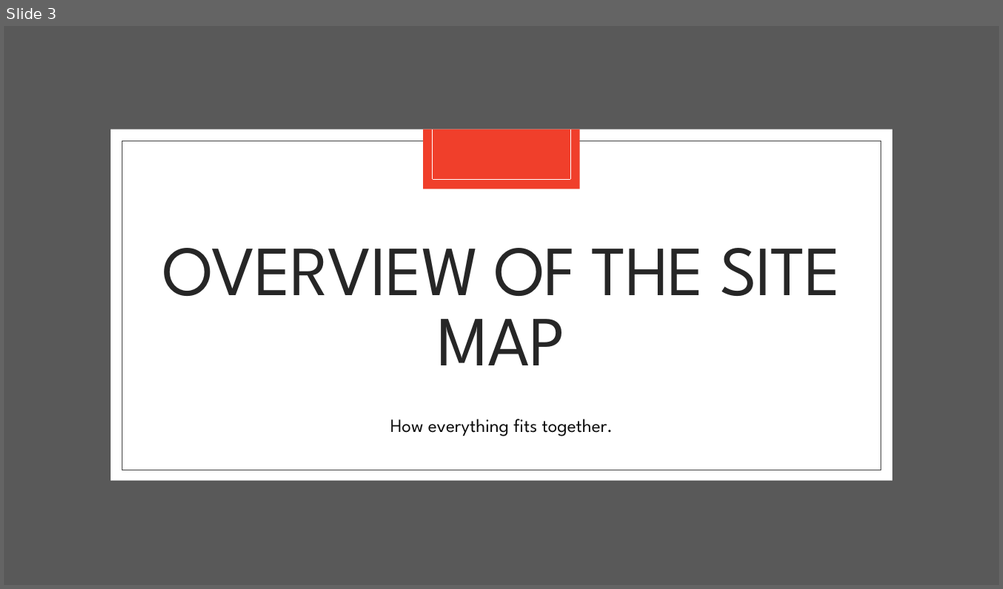
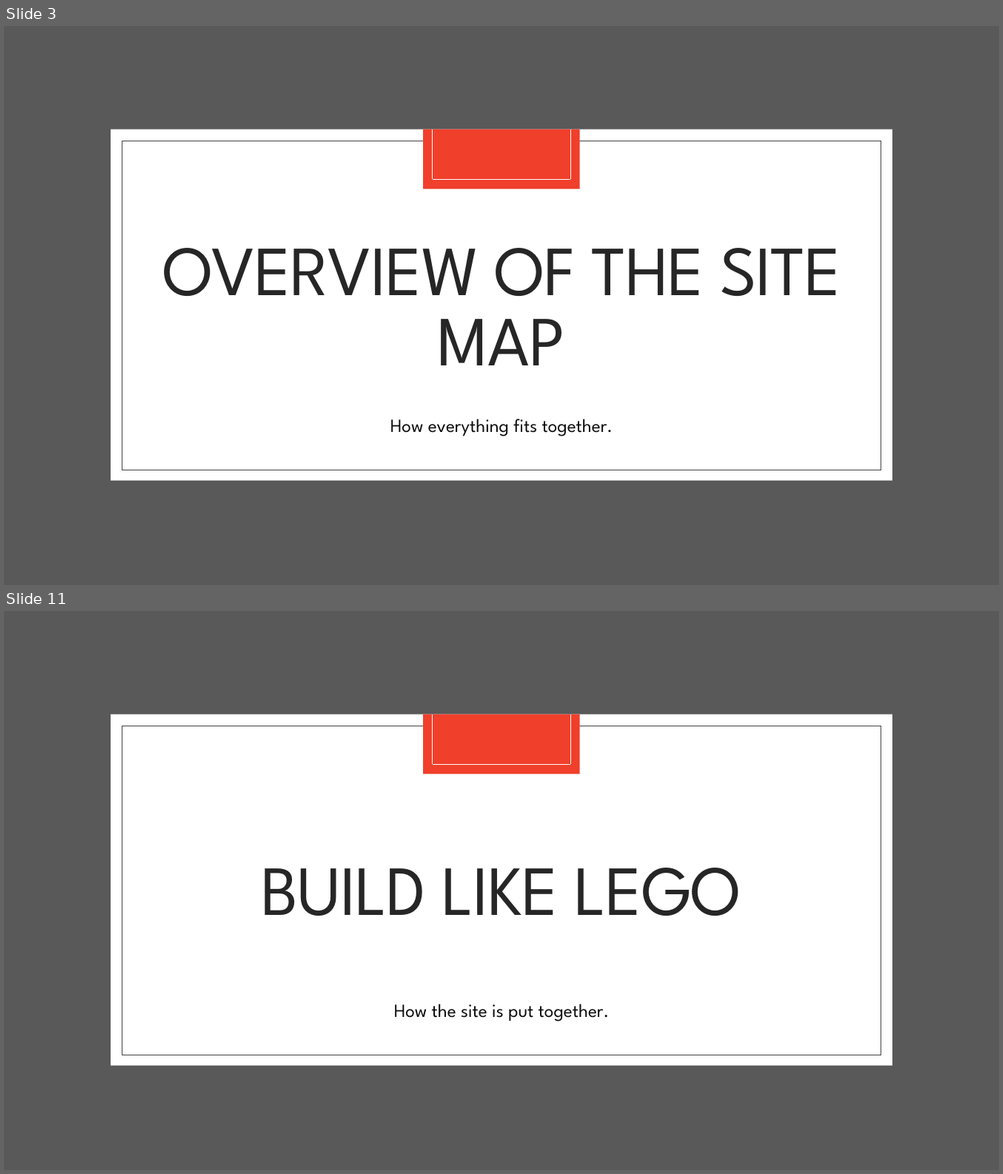
Before and after one commit to wSwanepoel199/WillemSwanepoel_T1A2, a slide deck: ppt/Portfolio.pptx. Shown one above the other, each under a label of ours: slide 3 before the commit, slides 3 and 11 after it; the slides between them are not shown. The pictures are 1003x589 and 1003x1174 pixels, drawn with LibreOffice and Linux fonts; fonts in the diff are those of the drawing. Boxes give left, top, right and bottom in pixels: in the first picture for what was removed or moved away, otherwise in the second. Text is boxed around its words. In the diff, an @@ line names an element or a change of style, - is before the commit and + after.

```diff
--- a/ppt/Portfolio.pptx
+++ b/ppt/Portfolio.pptx
@@ slide 11 added at [4,611,999,1170], background #FFFFFF; not listed: 7 template elements that a slide beside it also shows @@
@@ title added at [262,868,742,916], 68 pt, text #262626 @@
+BUILD LIKE LEGO
@@ text added at [394,1004,609,1022], 18 pt, text #0D0D0D @@
+How the site is put together.
```
Also in this commit, not shown: 1 slide changed, 10 other slides added.
